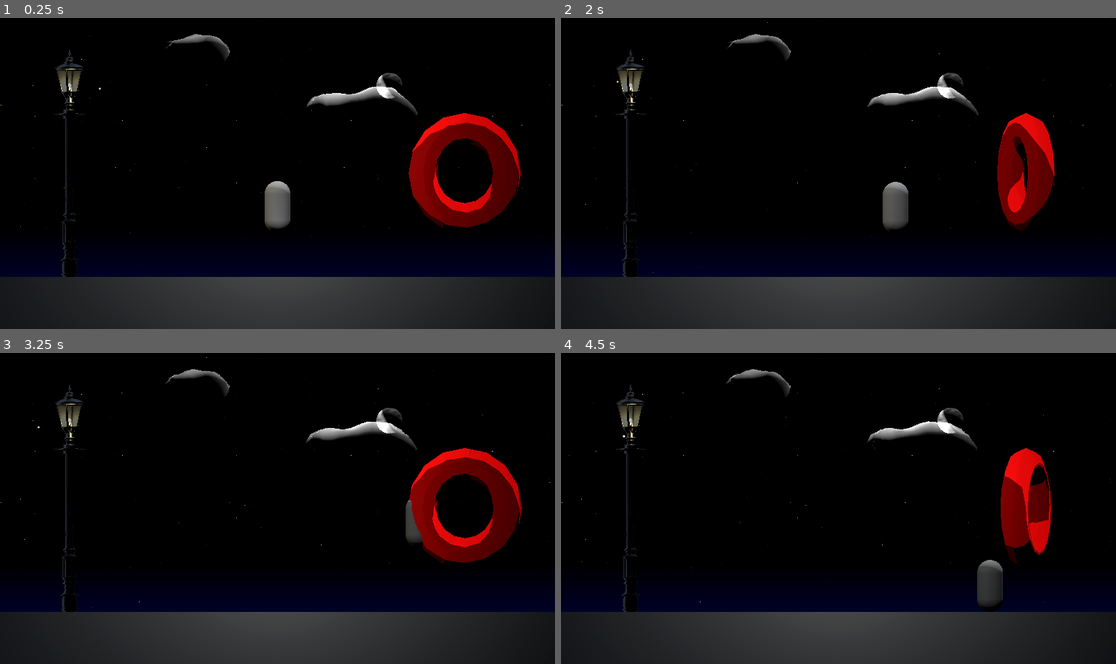
Above: before the commit, frames 1-4 (two rows, left to right).
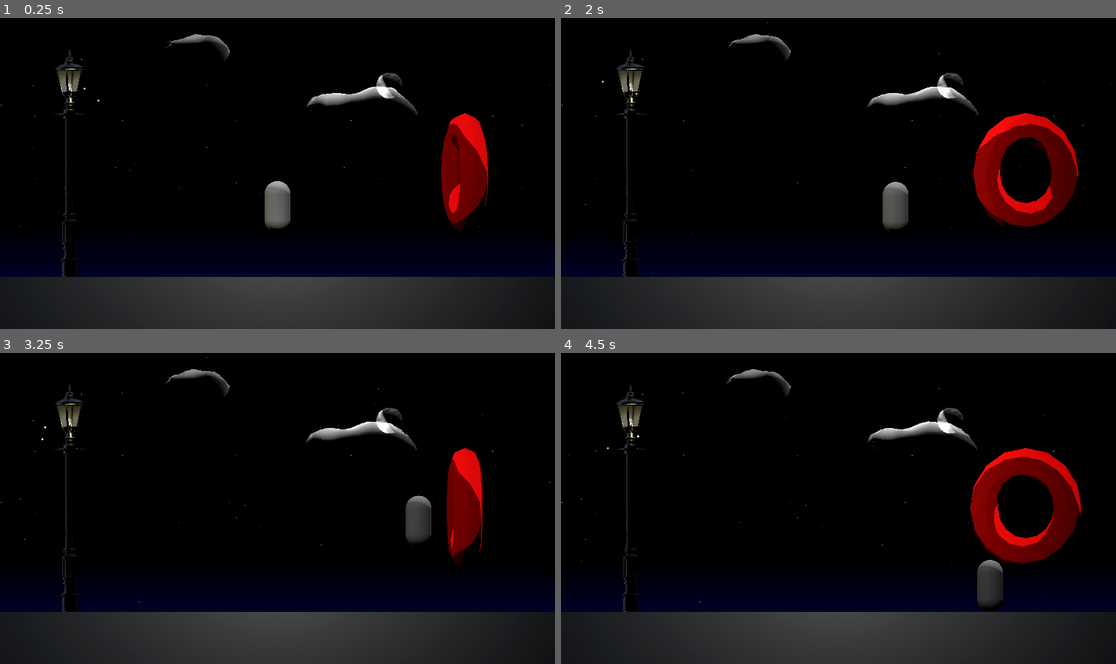
Above: after the commit, the same moments.

Repository: Baerkanogue/NightScene
Game: Godot game, scene res://scenes/main.tscn
Two runs of this game, one before a commit and one after it. Both use one fixed random seed, a clock stepped at 60 frames per second and the inputs below.
Inputs:
- Up to frame 1 (0.25 s): no input
- Up to frame 2 (2 s): hold Right (move_right) 0.53-1.28 s; tap Space (jump) at 0.77, 1.52 s; hold Left (move_left) from 1.28 s (still down)
- Up to frame 3 (3.25 s): release Left (move_left) at 2.03 s; hold Right (move_right) 2.03-2.78 s; hold Up (move_up) from 2.78 s (still down); tap Space (jump) at 3.02 s
- Up to frame 4 (4.5 s): release Up (move_up) at 3.53 s; hold Left (move_left) from 3.53 s (still down); tap Space (jump) at 3.77 s

The runs differ from the first frame. In frame 1, 5.2% of the frame differs, in the area x 14-94%, y 21-69%; in frame 2, 4.6%; in frame 3, 5.1%; in frame 4, 5.4%, in the area x 8-94%, y 26-69%.

Commit message:
Add second firefly and update movement logic
Introduces a new Firefly2 node with its own mesh and light properties. Updates firefly.gd to randomize initial angle and speed, and modifies movement logic so Firefly2 rotates in the opposite direction. Also tweaks material size and several scene parameters for improved visual variation.

Diff:
--- a/scenes/main.tscn
+++ b/scenes/main.tscn
@@ -471,7 +471,7 @@
 [sub_resource type="FastNoiseLite" id="FastNoiseLite_ids8r"]
 resource_local_to_scene = true
 noise_type = 3
-seed = -1944429448
+seed = 1510047515
 frequency = 0.0017
 fractal_octaves = 8
 fractal_lacunarity = 2.01
@@ -869,7 +869,7 @@
 [sub_resource type="FastNoiseLite" id="FastNoiseLite_1v6qk"]
 resource_local_to_scene = true
 noise_type = 3
-seed = 329526108
+seed = 449094929
 frequency = 0.0017
 fractal_octaves = 8
 fractal_lacunarity = 2.01
@@ -944,7 +944,7 @@
 script = ExtResource("4_tbgi4")
 
 [node name="TestTorus" type="MeshInstance3D" parent="Geometry"]
-transform = Transform3D(-0.550579, 0.0338478, -1.48626e-09, 0, -2.52215e-08, -0.579, -0.0338478, -0.550579, 2.41208e-08, 1.80221, 0, 0)
+transform = Transform3D(-0.0105645, -0.551259, 2.41531e-08, 0, -2.52215e-08, -0.579, 0.551259, -0.0105645, 4.66264e-10, 1.80221, 0, 0)
 mesh = SubResource("TorusMesh_7dm0k")
 skeleton = NodePath("../..")
 script = ExtResource("2_0wfyh")
@@ -1044,7 +1044,7 @@
 [node name="LampOmniLight3D" type="OmniLight3D" parent="Geometry/LampPost/Circle" index="0"]
 transform = Transform3D(1, 0, 4.76837e-08, 0, 1, 0, -4.76837e-08, 0, 1, 0, 2.30124, 0)
 light_color = Color(1, 0.94, 0.64, 1)
-light_energy = 1.08642
+light_energy = 0.9134
 light_cull_mask = 1
 omni_range = 4.703
 omni_attenuation = 1.86
@@ -1064,7 +1064,7 @@
 mesh_instance = NodePath("FireflyMesh")
 
 [node name="FireflyMesh" type="MeshInstance3D" parent="Firefly"]
-transform = Transform3D(1, 0, 0, 0, 1, 0, 0, 0, 1, -0.165664, -0.0833702, -0.250111)
+transform = Transform3D(1, 0, 0, 0, 1, 0, 0, 0, 1, -0.165465, 0.0834142, 0.250243)
 mesh = SubResource("QuadMesh_ya4ey")
 skeleton = NodePath("../..")
 
@@ -1076,4 +1076,22 @@
 omni_range = 0.25
 omni_attenuation = 1.232
 
+[node name="Firefly2" type="Node3D" parent="." node_paths=PackedStringArray("mesh_instance")]
+transform = Transform3D(1, 0, 0, 0, 1, 0, 0, 0, 1, -2, 0.673788, 0.25)
+script = ExtResource("14_a8y0u")
+mesh_instance = NodePath("FireflyMesh")
+
+[node name="FireflyMesh" type="MeshInstance3D" parent="Firefly2"]
+transform = Transform3D(1.00001, -5.96046e-08, -1.01328e-06, -2.08616e-07, 1, -2.27374e-13, 1.01328e-06, 0, 1.00001, 0.250566, 0.0834142, 0.164975)
+mesh = SubResource("QuadMesh_ya4ey")
+skeleton = NodePath("../..")
+
+[node name="FireflyOmniLight3D" type="OmniLight3D" parent="Firefly2/FireflyMesh"]
+light_color = Color(1, 0.816667, 0.56, 1)
+light_energy = 0.015
+light_specular = 10.0
+light_cull_mask = 1
+omni_range = 0.25
+omni_attenuation = 1.232
+
 [editable path="Geometry/LampPost"]
--- a/scripts/firefly.gd
+++ b/scripts/firefly.gd
@@ -39,6 +39,9 @@
 		mat = mesh_instance.mesh.surface_get_material(0)
 		are_shader_params_ready = true if shader_params_safe_loader() else false
 
+		angle = randf()
+		speed += randf_range(-0.2, 0.2)
+
 
 func _process(delta: float) -> void:
 	go_round(delta)
@@ -57,7 +60,10 @@
 
 
 func go_round(delta: float) -> void:
-	angle += speed * delta
+	if self.name == "Firefly2":
+		angle -= speed * delta
+	else:
+		angle += speed * delta
 	angle = fmod(angle, TAU)
 	var x: float = self.global_position.x + radius * cos(angle)
 	var z: float = self.global_position.z + radius * sin(angle)
--- a/shaders/firefly_mat.tres
+++ b/shaders/firefly_mat.tres
@@ -6,6 +6,6 @@
 render_priority = 0
 shader = ExtResource("1_7swbb")
 shader_parameter/Color = Color(1, 0.883, 0.61, 1)
-shader_parameter/Size = 0.958792
+shader_parameter/Size = 1.03516
 shader_parameter/AlphaMultiplier = 1.0
 shader_parameter/EmissionMultiplier = 1.0
